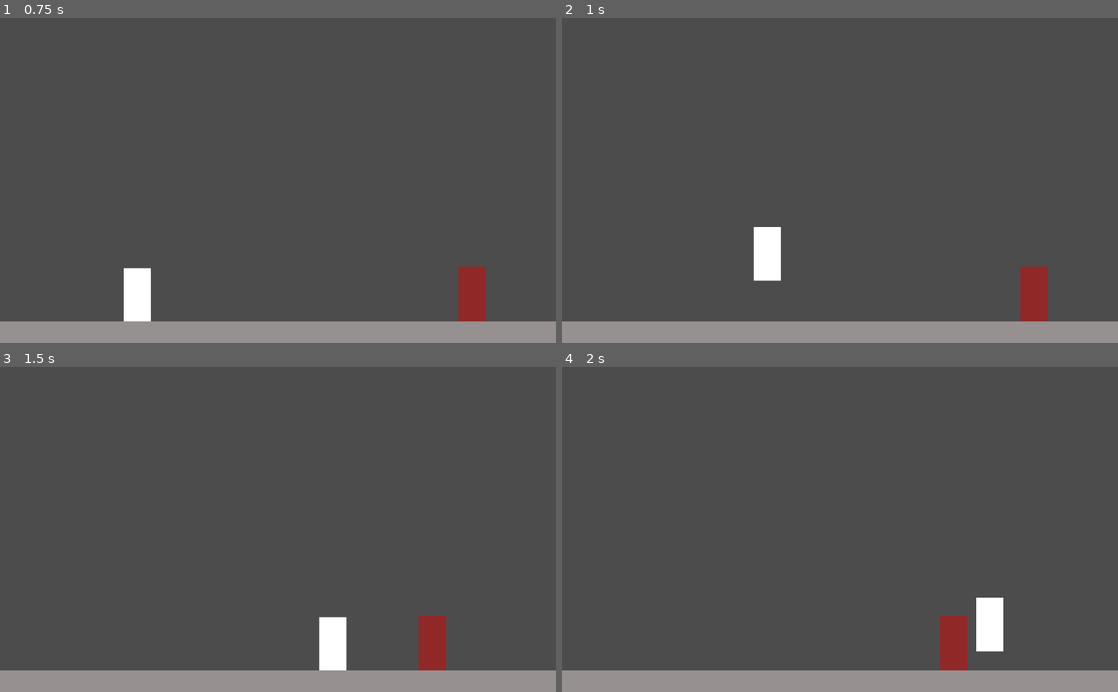
Above: before the commit, frames 1-4 (two rows, left to right).
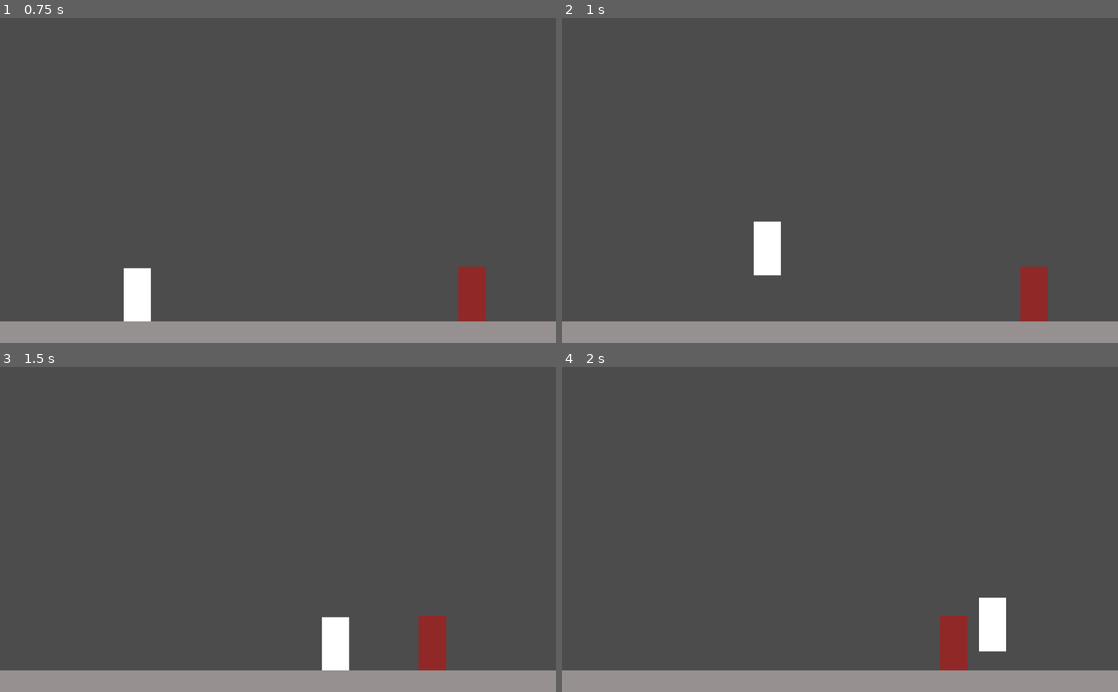
Above: after the commit, the same moments.

Repository: sredna43/gameoff2020
Game: Godot game, scene res://scenes/levels/TestWorld.tscn
Two runs of this game, one before a commit and one after it. Both use one fixed random seed, a clock stepped at 60 frames per second and the inputs below.
Inputs:
- Up to frame 1 (0.75 s): hold D (player_right) from 0.53 s (still down); hold Shift (player_run) from 0.53 s (still down)
- Up to frame 2 (1 s): keep holding D (player_right); keep holding Shift (player_run); tap W (player_jump) at 0.77 s
- Up to frame 3 (1.5 s): keep holding D (player_right); release Shift (player_run) at 1.28 s; tap Shift (player_run) at 1.35 s
- Up to frame 4 (2 s): keep holding D (player_right); tap W (player_jump) at 1.52 s

Frame 1 is identical in both runs. In frame 2, 0.2% of the frame differs, in the area x 34-40%, y 62-81%; in frame 3, 0.2%, in the area x 57-63%, y 76-94%; in frame 4, 0.2%.

Commit message:
Player jumps slightly higher during sprint, and shots interact with the enemy

Diff:
--- a/Godot/project.godot
+++ b/Godot/project.godot
@@ -9,6 +9,11 @@
 config_version=4
 
 _global_script_classes=[ {
+"base": "KinematicBody2D",
+"class": "Enemy",
+"language": "GDScript",
+"path": "res://scenes/enemies/TestEnemy/scripts/controller.gd"
+}, {
 "base": "Node2D",
 "class": "EnemyFSM",
 "language": "GDScript",
@@ -33,19 +38,14 @@
 "class": "PlayerState",
 "language": "GDScript",
 "path": "res://scenes/player/scripts/state_machine/player_state.gd"
-}, {
-"base": "KinematicBody2D",
-"class": "TestEnemy",
-"language": "GDScript",
-"path": "res://scenes/enemies/TestEnemy/scripts/controller.gd"
 } ]
 _global_script_class_icons={
+"Enemy": "",
 "EnemyFSM": "",
 "EnemyState": "",
 "Player": "",
 "PlayerFSM": "",
-"PlayerState": "",
-"TestEnemy": ""
+"PlayerState": ""
 }
 
 [application]
--- a/Godot/scenes/enemies/TestEnemy/Enemy.tscn
+++ b/Godot/scenes/enemies/TestEnemy/Enemy.tscn
@@ -54,7 +54,6 @@
 
 [node name="HitBoxCollision" type="CollisionShape2D" parent="HitBox"]
 shape = SubResource( 2 )
-disabled = true
 
 [node name="ColorRect" type="ColorRect" parent="."]
 margin_left = -10.0
--- a/Godot/scenes/enemies/TestEnemy/scripts/controller.gd
+++ b/Godot/scenes/enemies/TestEnemy/scripts/controller.gd
@@ -1,7 +1,7 @@
 # Controls the movement of the TestEnemy
 
 extends KinematicBody2D
-class_name TestEnemy
+class_name Enemy
 
 # Speed variables
 export var walk_speed: float = 150
@@ -47,6 +47,10 @@
         ground_timer.start()
     velocity = move_and_slide(velocity, Vector2.UP)
 
+# Hit by a bullet
+func hit():
+    print("Enemy has been hit!")
+
 # Setters and Getters
 
 func _set_vx(val:float) -> void:
--- a/Godot/scenes/player/scripts/bullet.gd
+++ b/Godot/scenes/player/scripts/bullet.gd
@@ -8,9 +8,16 @@
 func _ready() -> void:
     set_as_toplevel(true)
 
+
 func _physics_process(_delta: float) -> void:
     if is_on_wall():
         queue_free()
     else:
         velocity.x = 1000 * direction
     velocity = move_and_slide(velocity, Vector2.UP)
+
+
+func _on_HitBox_body_entered(body: Node) -> void:
+    if body is Enemy:
+        body.hit()
+        queue_free()
--- a/Godot/scenes/player/scripts/controller.gd
+++ b/Godot/scenes/player/scripts/controller.gd
@@ -12,8 +12,9 @@
 export var run_speed: float = 500
 export var air_accel: float = 45
 export var gravity: float = 40
-export var terminal_velocity: float = 700
+export var terminal_velocity: float = 800
 export var jump_power: float = 600
+export var run_jump_power: float = 650
 export var air_resistance: float = 0.05
 var velocity: Vector2 = Vector2.ZERO
 var vx: float = 0 setget _set_vx, _get_vx
--- a/Godot/scenes/player/scripts/state_machine/player_fsm.gd
+++ b/Godot/scenes/player/scripts/state_machine/player_fsm.gd
@@ -35,7 +35,6 @@
 #enter the active state
 func change_state(next_state_tag: String) -> void:
     var next_state = states.get(next_state_tag)
-    print(next_state_tag)
     if next_state:
         previous_state_tag = active_state.tag
         active_state.exit(player)
--- a/Godot/scenes/player/scripts/state_machine/states/jump.gd
+++ b/Godot/scenes/player/scripts/state_machine/states/jump.gd
@@ -3,6 +3,9 @@
 extends PlayerState
 
 func run(player: KinematicBody2D):
-    player.vy = -player.jump_power
+    if player.state_machine.previous_state_tag == "run":
+        player.vy = -player.run_jump_power
+    else:
+        player.vy = -player.jump_power
     player.move()
     return "air"
--- a/Godot/scenes/player/weapon/Bullet.tscn
+++ b/Godot/scenes/player/weapon/Bullet.tscn
@@ -3,15 +3,18 @@
 [ext_resource path="res://scenes/player/scripts/bullet.gd" type="Script" id=1]
 
 [sub_resource type="RectangleShape2D" id=1]
-extents = Vector2( 5.78663, 3.2168 )
+extents = Vector2( 5.98346, 3.00551 )
 
 [node name="Bullet" type="KinematicBody2D"]
 collision_layer = 8
-collision_mask = 6
+collision_mask = 4
 script = ExtResource( 1 )
 __meta__ = {
 "_edit_group_": true
 }
+
+[node name="WallCollider" type="CollisionShape2D" parent="."]
+shape = SubResource( 1 )
 
 [node name="ColorRect" type="ColorRect" parent="."]
 margin_left = -6.0
@@ -23,5 +26,10 @@
 "_edit_use_anchors_": false
 }
 
-[node name="CollisionShape2D" type="CollisionShape2D" parent="."]
+[node name="HitBox" type="Area2D" parent="."]
+collision_layer = 0
+collision_mask = 2
+
+[node name="HitCollider" type="CollisionShape2D" parent="HitBox"]
 shape = SubResource( 1 )
+[connection signal="body_entered" from="HitBox" to="." method="_on_HitBox_body_entered"]
